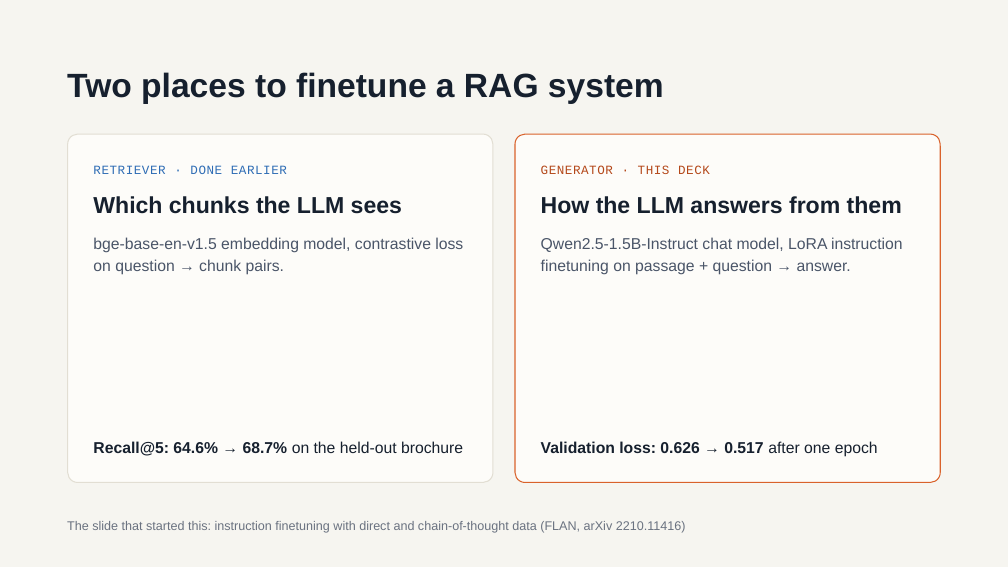
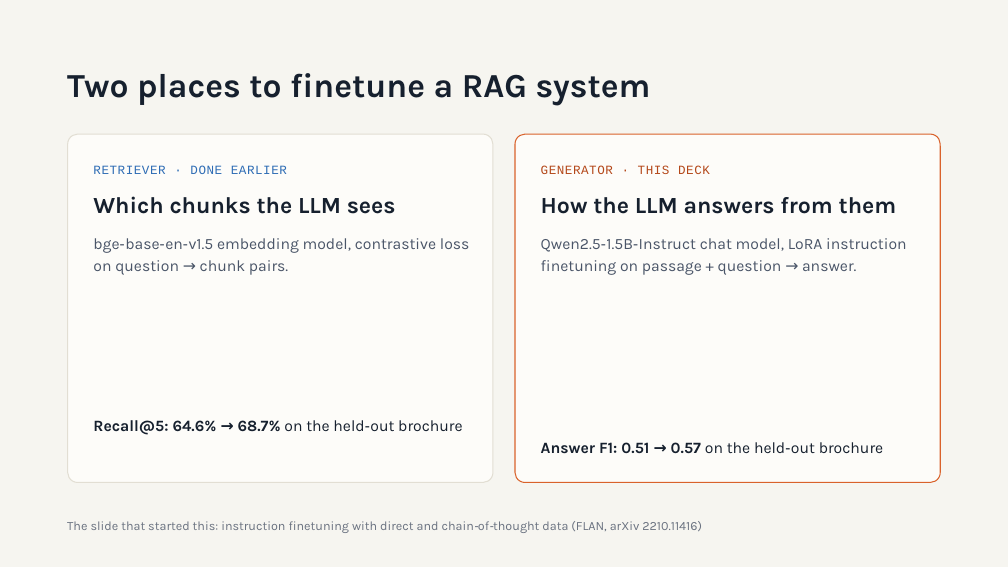
Before and after one commit to dougc333/geha, a slide deck: slide 2 of docs/GEHA Generator LoRA Finetuning.pptx. Drawn at 1008x567 pixels with LibreOffice and Linux fonts; fonts in the diff are those of the drawing. Boxes give left, top, right and bottom in pixels: in the first picture for what was removed or moved away, otherwise in the second. Text is boxed around its words. In the diff, an @@ line names an element or a change of style, - is before the commit and + after.

```diff
--- a/docs/GEHA Generator LoRA Finetuning.pptx
+++ b/docs/GEHA Generator LoRA Finetuning.pptx
@@ font Arial to Karla in 7 elements at bbox=[67, 73, 651, 106], bbox=[93, 196, 396, 214], bbox=[93, 238, 470, 275], bbox=[541, 238, 906, 275], bbox=[67, 521, 702, 533], bbox=[541, 197, 897, 214], bbox=[93, 420, 463, 435] @@
@@ text "Recall@5: 64.6% → 68.7% on ...": place and size @@
-text "Recall@5: 64.6% → 68.7% on ..." at bbox=[93, 441, 463, 456]
+text "Recall@5: 64.6% → 68.7% on ..." at bbox=[93, 420, 463, 435]
@@ text at bbox=[541, 442, 884, 454]: text changed; font Arial to Karla; bold off @@
-Validation loss: 0.626 → 0.517 after one epoch
+Answer F1: 0.51 → 0.57 on the held‑out brochure
```
Also in this commit, not shown: 6 other slides changed, 6 slides added, 3 slides removed.
